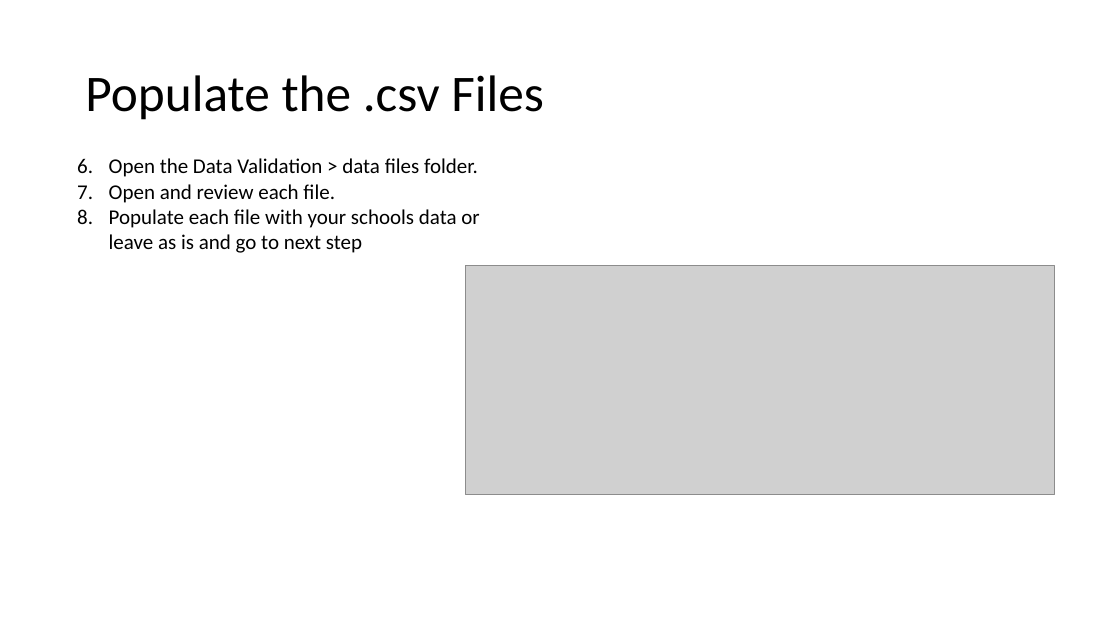
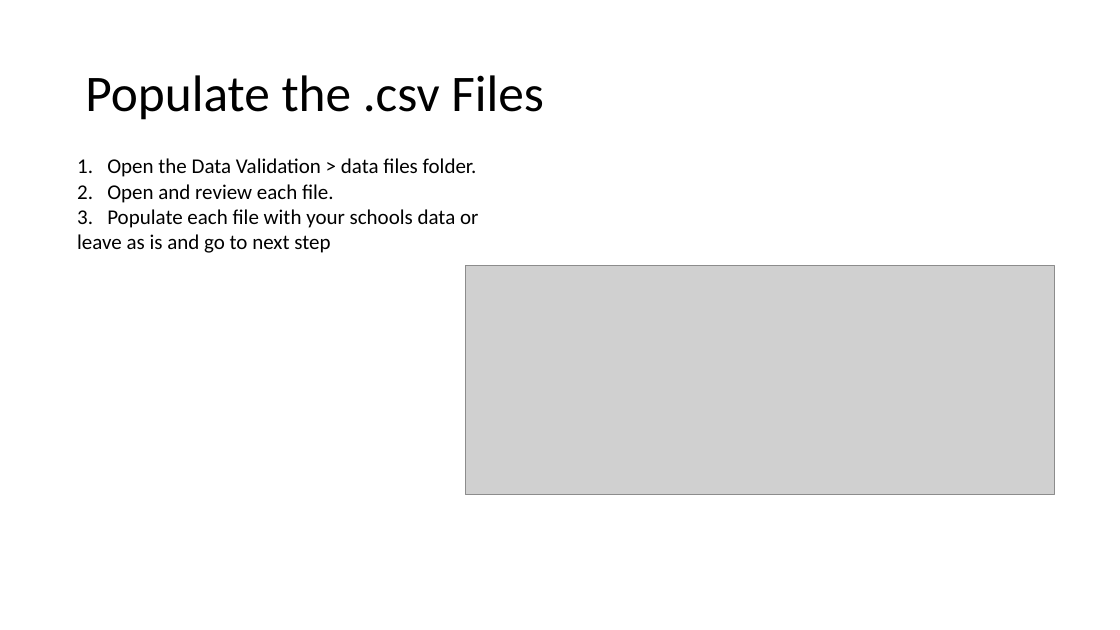
Before and after one commit to pleblanc72/msedubi, a slide deck: slide 2 of HigherED BI Solution/Data Validation/Power Point Walkthrough/Deploy Staging.pptx. Drawn at 1120x630 pixels with LibreOffice and Linux fonts; fonts in the diff are those of the drawing; grey boxes stand for pictures. Boxes give left, top, right and bottom in pixels: in the first picture for what was removed or moved away, otherwise in the second. Text is boxed around its words. In the diff, an @@ line names an element or a change of style, - is before the commit and + after.

```diff
--- a/HigherED BI Solution/Data Validation/Power Point Walkthrough/Deploy Staging.pptx
+++ b/HigherED BI Solution/Data Validation/Power Point Walkthrough/Deploy Staging.pptx
@@ text at [77, 158, 478, 253]: text changed @@
-6. Open the Data Validation > data files folder.
-7. Open and review each file.
-8. Populate each file with your schools data or leave as is and go to next step
+1. Open the Data Validation > data files folder.
+2. Open and review each file.
+3. Populate each file with your schools data or leave as is and go to next step
```
Also in this commit, not shown: 1 other file.
